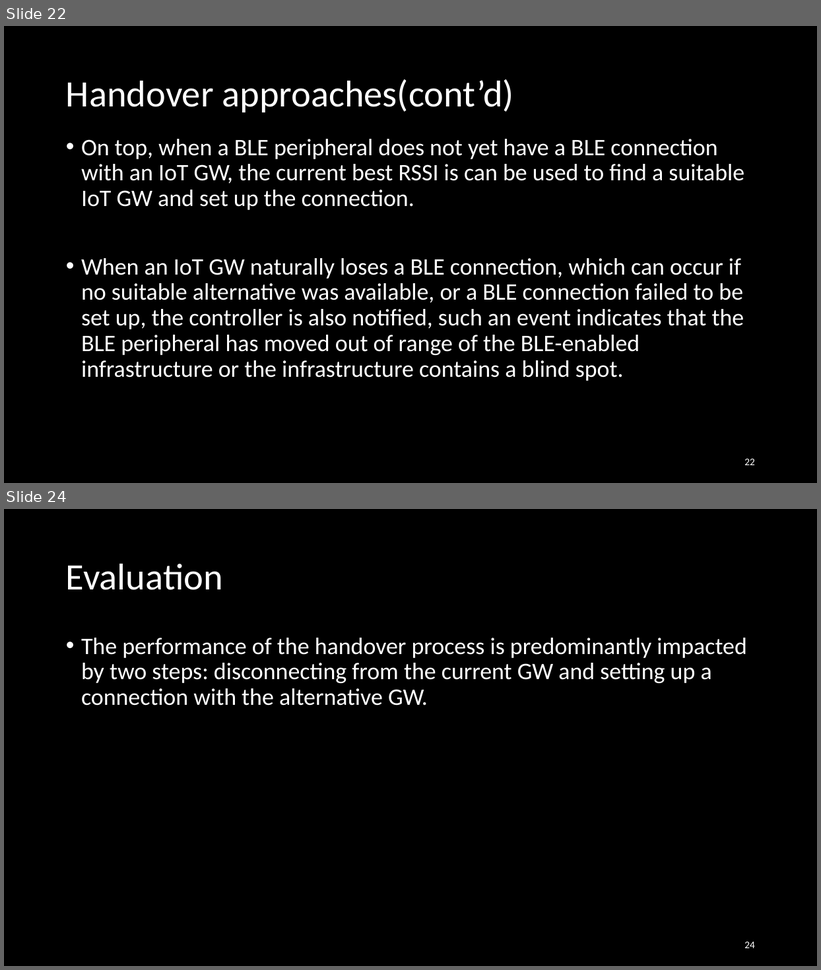
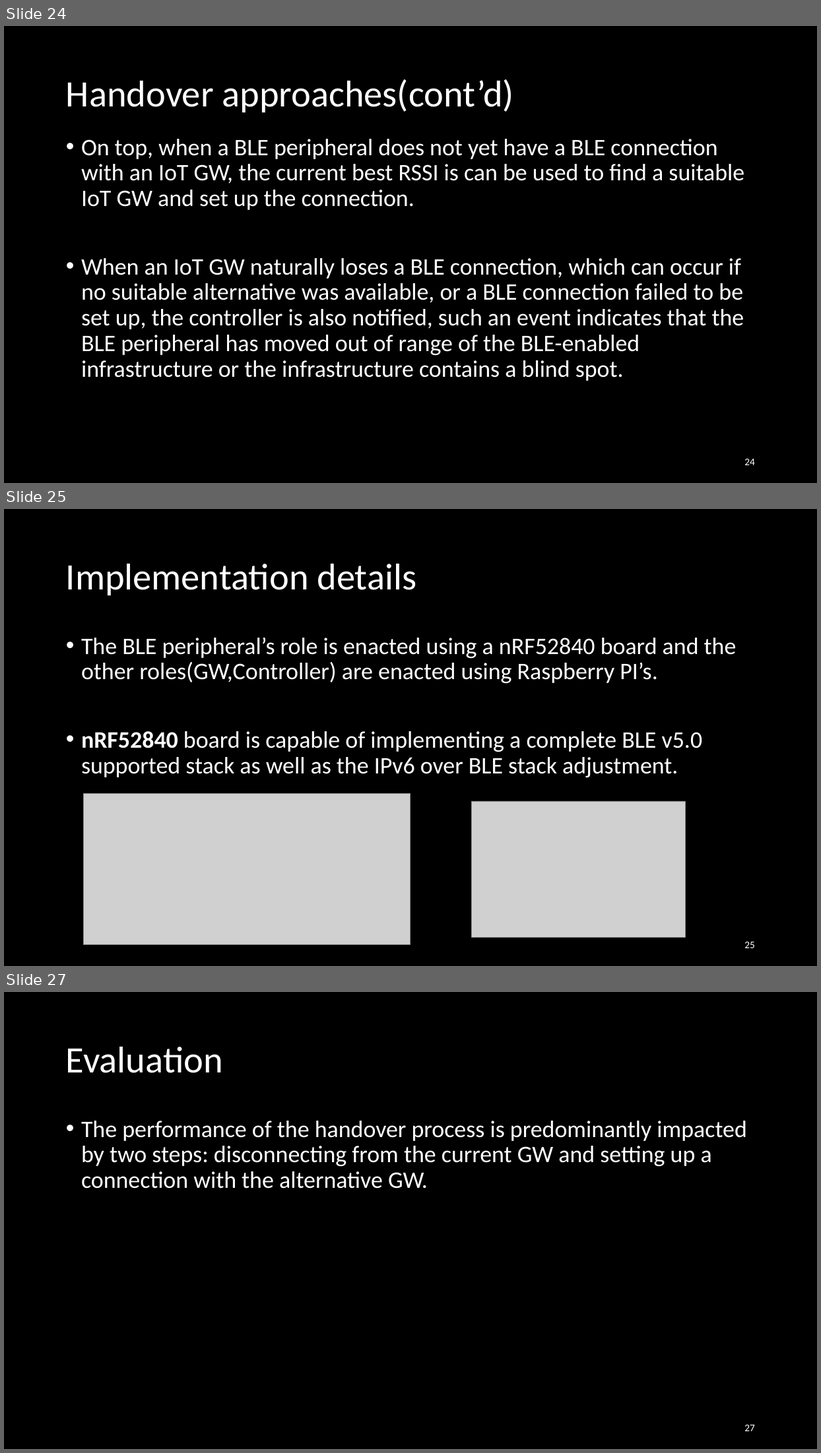
Before and after one commit to EKOISMYLOVE/NTUT_GM_PPT, a slide deck: A BLE-based multi-gateway network infrastructure with handover support for mobile BLE peripherals.pptx. Shown one above the other, each under a label of ours: slides 22 and 24 before the commit, slides 24, 25 and 27 after it; the slides between them are not shown. The pictures are 821x970 and 821x1453 pixels, drawn with LibreOffice and Linux fonts; fonts in the diff are those of the drawing; grey boxes stand for pictures. Boxes give left, top, right and bottom in pixels: in the first picture for what was removed or moved away, otherwise in the second. Text is boxed around its words. In the diff, an @@ line names an element or a change of style, - is before the commit and + after.

```diff
--- a/A BLE-based multi-gateway network infrastructure with handover support for mobile BLE peripherals.pptx
+++ b/A BLE-based multi-gateway network infrastructure with handover support for mobile BLE peripherals.pptx
@@ slide 25 added at [4, 509, 817, 966], background #000000 @@
@@ title added at [66, 563, 416, 595], 44 pt, text #FFFFFF @@
+Implementation details
@@ text added at [81, 637, 737, 778], 28 pt, text #FFFFFF @@
+• The BLE peripheral’s role is enacted using a nRF52840 board and the other roles(GW,Controller) are enacted using Raspberry PI’s.
+• nRF52840 board is capable of implementing a complete BLE v5.0 supported stack as well as the IPv6 over BLE stack adjustment.
@@ picture added at [83, 794, 411, 945] @@
@@ picture added at [471, 801, 685, 937] @@
@@ page number added at [745, 942, 755, 949], 12 pt, text #FFFFFF @@
+25
@@ what was slide 22 is now slide 24 @@
@@ page number at [745, 459, 755, 466]: text changed @@
-22
+24
@@ what was slide 24 is now slide 27 @@
@@ page number at [745, 1425, 755, 1432]: text changed @@
-24
+27
```
Also in this commit, not shown: 3 slides changed, 2 other slides added.
